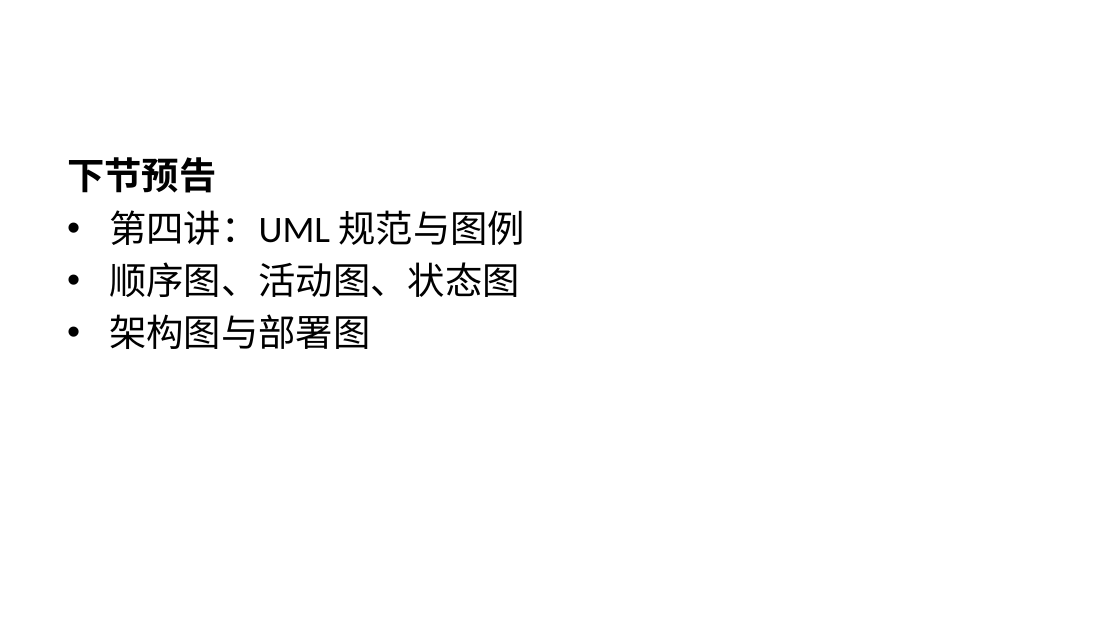
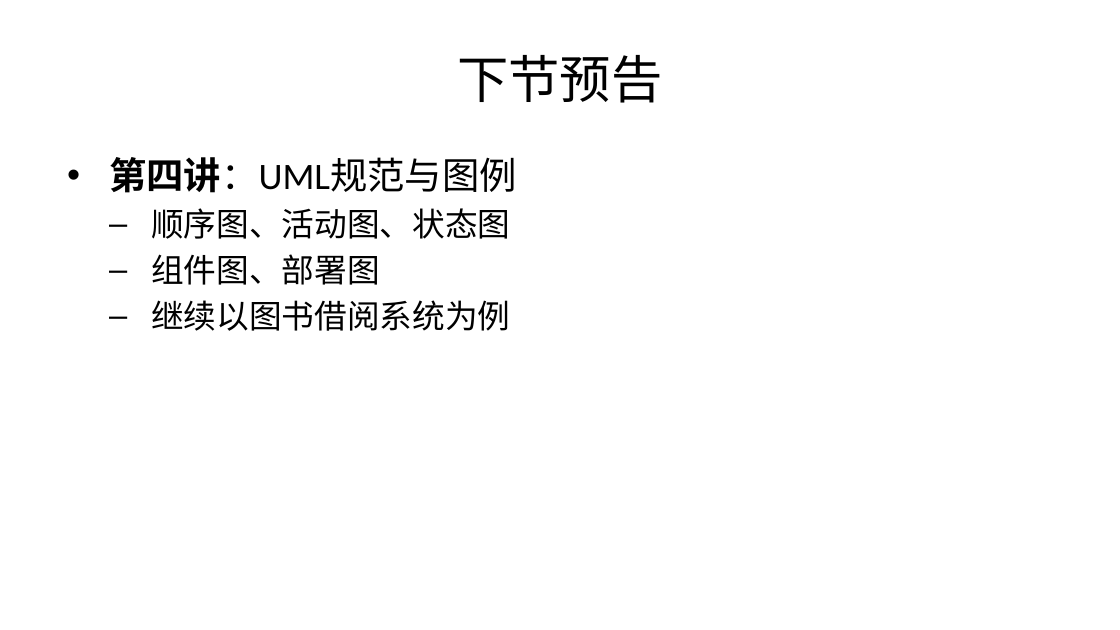
Before and after one commit to yinglichina8848/sqlrustgo, a slide deck: slide 50 of docs/教学计划/PPT/第3讲-面向对象分析设计与实现.pptx (slide 30 before the commit). Drawn at 1120x630 pixels with LibreOffice and Linux fonts; fonts in the diff are those of the drawing. Boxes give left, top, right and bottom in pixels: in the first picture for what was removed or moved away, otherwise in the second. Text is boxed around its words. In the diff, an @@ line names an element or a change of style, - is before the commit and + after.

```diff
--- a/docs/教学计划/PPT/第3讲-面向对象分析设计与实现.pptx
+++ b/docs/教学计划/PPT/第3讲-面向对象分析设计与实现.pptx
@@ title added at <box>457,55,662,103</box>, 33 pt, text #000000 @@
+下节预告
@@ text at <box>109,157,517,193</box>: text changed @@
-下节预告
-• 第四讲：UML 规范与图例
+• 第四讲：UML规范与图例
@@ text at <box>151,208,510,239</box>: size 24 to 21 pt in "顺序图、活动图、状态图"; bullet • to –; list level 1 to 2 in "顺序图、活动图、状态图" @@
@@ text at <box>151,254,510,331</box>: text changed; size 24 to 21 pt @@
-• 架构图与部署图
+  – 组件图、部署图
+  – 继续以图书借阅系统为例
```
Also in this commit, not shown: 17 other slides changed, 34 slides added, 13 slides removed.
